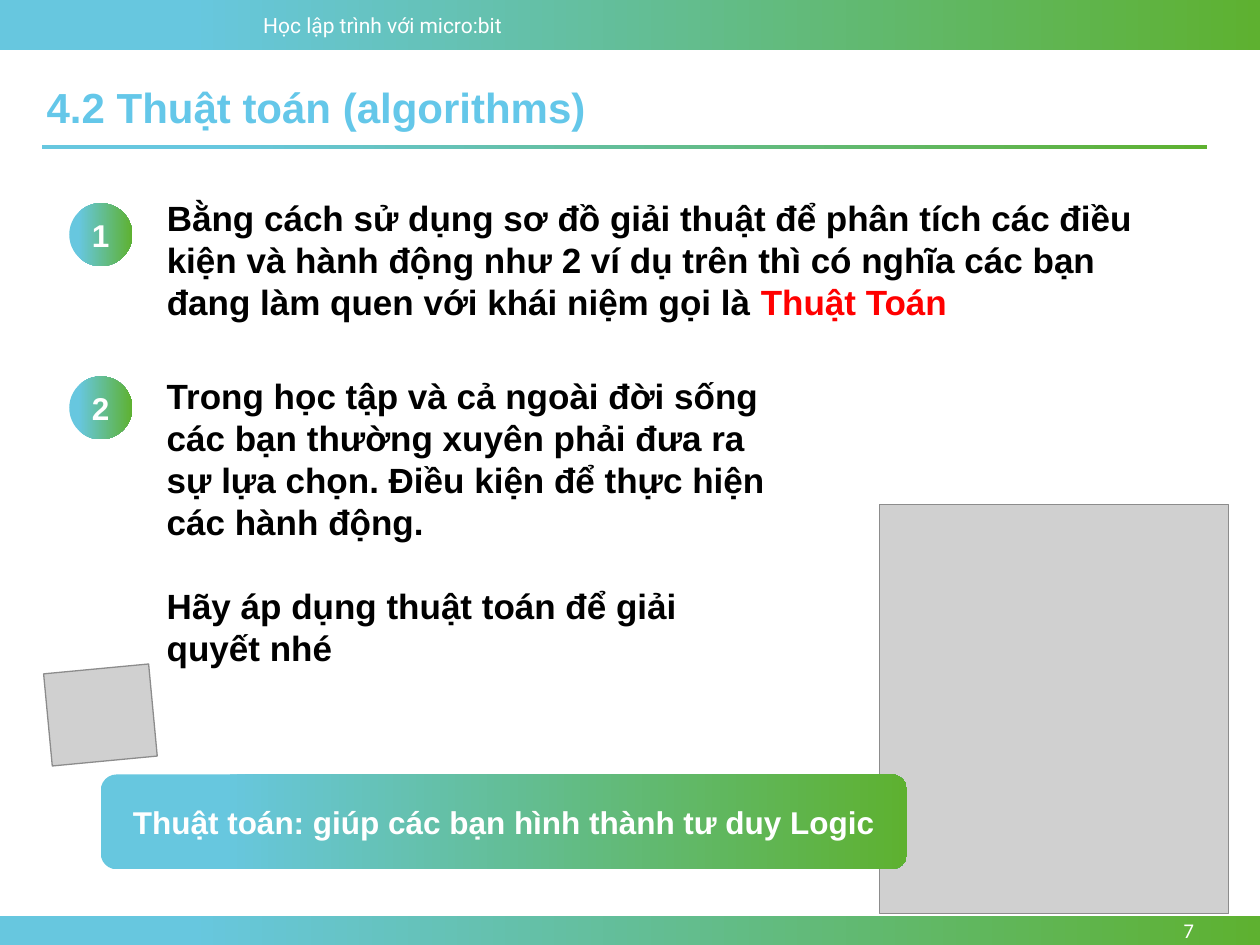
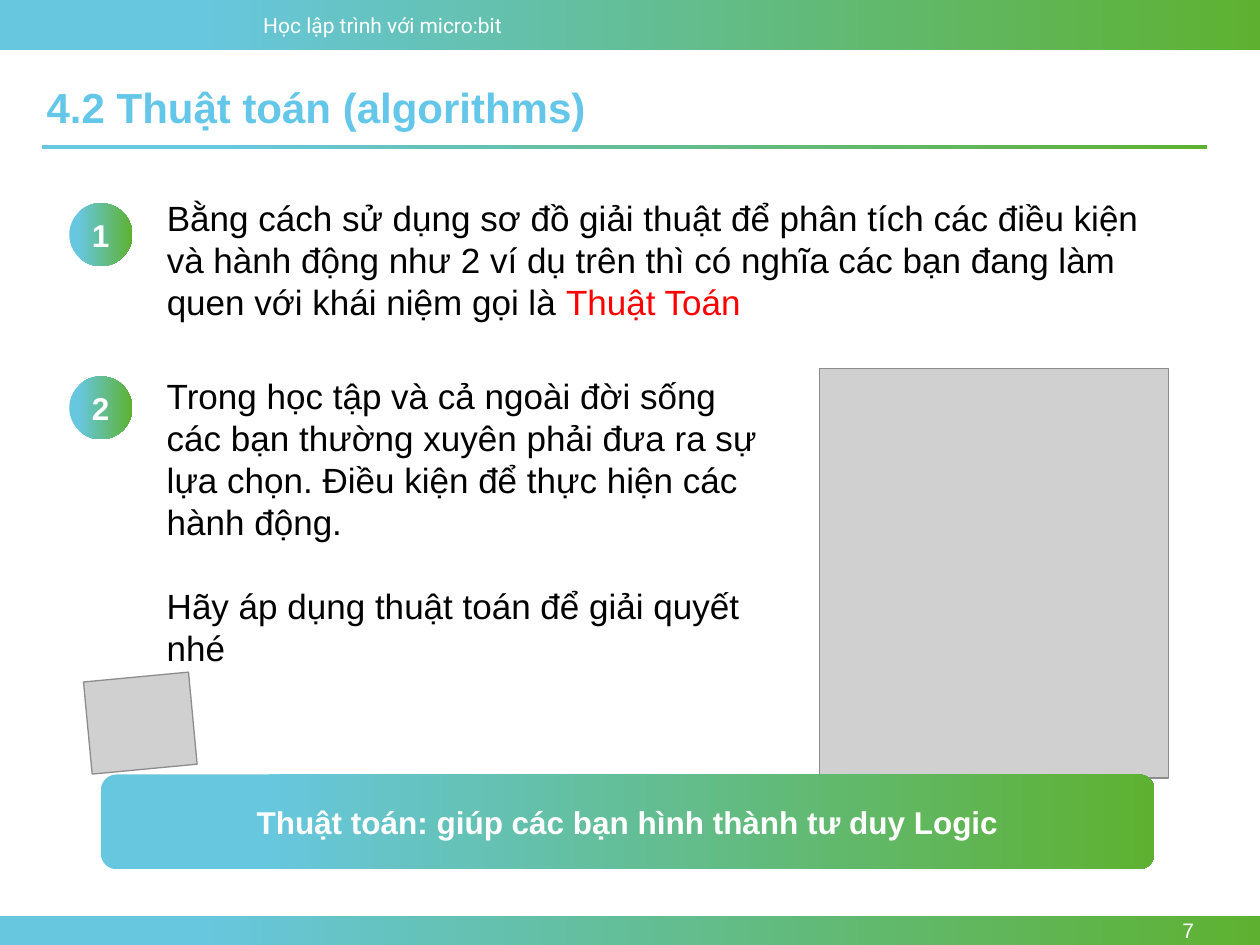
Before and after one commit to nhannn87dn/Learn-microbit, a slide deck: slide 7 of Lessions/Bai-04-Conditions-and-Logic/4.Conditional-and-Boolean.pptx. Drawn at 1260x945 pixels with LibreOffice and Linux fonts; fonts in the diff are those of the drawing; grey boxes stand for pictures; background and template pictures are left out. Boxes give left, top, right and bottom in pixels: in the first picture for what was removed or moved away, otherwise in the second. Text is boxed around its words. In the diff, an @@ line names an element or a change of style, - is before the commit and + after.

```diff
--- a/Lessions/Bai-04-Conditions-and-Logic/4.Conditional-and-Boolean.pptx
+++ b/Lessions/Bai-04-Conditions-and-Logic/4.Conditional-and-Boolean.pptx
@@ text "Bằng cách sử dụng sơ ..." at (x1=167, y1=203, x2=1138, y2=322): bold off @@
@@ text "Trong học tập và cả ..." at (x1=167, y1=382, x2=756, y2=662): bold off @@
@@ picture moved from (x1=879, y1=504, x2=1228, y2=914) to (x1=819, y1=368, x2=1168, y2=777) @@
@@ picture moved from (x1=44, y1=664, x2=158, y2=766) to (x1=84, y1=672, x2=198, y2=773) @@
@@ rounded rectangle "Thuật toán: giúp các bạn ..." resized from (x1=101, y1=775, x2=907, y2=869) to (x1=101, y1=775, x2=1154, y2=869) @@
@@ page number at (x1=1182, y1=923, x2=1194, y2=938): font Calibri to Arial @@
```
Also in this commit, not shown: 9 other slides changed, 2 other files.
